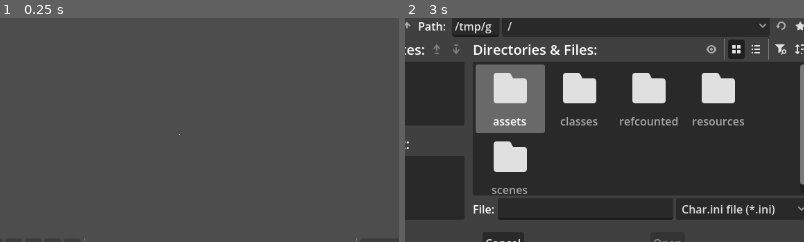
Above: before the commit, frames 1-2 (left to right).
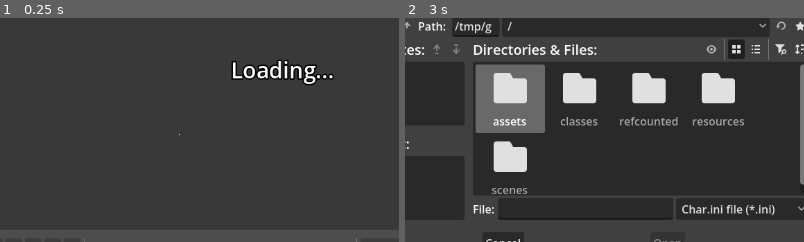
Above: after the commit, the same moments.

Repository: Crystalwarrior/KFO-CharMaker
Game: Godot game, scene res://scenes/main.tscn
The game is run twice, just before and just after one commit, with the same random seed, the same clock (stepped at 60 frames per second) and the same inputs. The engine's default icon, where the game draws it, is replaced by a stand-in: a white triangle on a blue panel in a dark square.
Inputs (mouse positions are % of the whole screen's width and height, from its top left):
- Up to frame 1 (0.25 s): no input
- Up to frame 2 (3 s): click (16, 46) at 0.52 s; type "Alex" at 0.6 s; click (16, 52) at 0.75 s; type "Alex" at 0.83 s; click (16, 62) at 0.98 s; type "12" at 1.07 s; click (16, 68) at 1.27 s; type "12" at 1.35 s; click (16, 73) at 1.5 s; type "12" at 1.58 s; click (16, 79) at 1.73 s; type "12" at 1.82 s; click (16, 84) at 2.02 s; type "12" at 2.1 s; click (16, 89) at 2.25 s; type "12" at 2.33 s; click (18, 82) at 2.48 s; type "12" at 2.57 s; click "Open char.ini" at 2.75 s
The pictures show only the part of the screen within x 28-77%, y 24-74%; the shares and areas given below are measured in that part.

The runs differ from the first frame. In frame 1, 1.5% of the frame differs, in the area x 44-84%, y 18-53%; in frame 2, nothing differs.
Error in both runs: Invalid assignment of property or key 'char_name' with value of type 'String' on a base object of type 'Nil'. (res://scenes/char_converter.gd:199)

Commit message:
Add a rudimentary "cache" by not re-creating already existing AttorneyAnimations

Diff:
--- a/scenes/char_converter.gd
+++ b/scenes/char_converter.gd
@@ -373,7 +373,6 @@
 		if id == emote.desk_mod:
 			deskmod_option.select(i)
 			break
-	clear_world()
 	var pre_image_path: String = search_valid_emote(current_character.get_folder(), emote.pre, "pre")
 	var idle_image_path: String = search_valid_emote(current_character.get_folder(), emote.idle, "idle")
 	var talk_image_path: String = search_valid_emote(current_character.get_folder(), emote.idle, "talk")
@@ -403,6 +402,22 @@
 
 
 func load_image_file(image_path):
+	var emote_name: String = emote_edit.text
+	if emote_name.is_empty() or emote_name == "-":
+		return
+	match current_state:
+		EmoteState.PRE:
+			emote_name = preanim_edit.text
+			if emote_name.is_empty() or emote_name == "-":
+				return
+		EmoteState.IDLE:
+			emote_name = "(a)" + emote_name
+		EmoteState.TALK:
+			emote_name = "(b)" + emote_name
+		EmoteState.POST:
+			emote_name = "(c)" + emote_name
+	if world.get_node(emote_name):
+		return
 	var file_extension: String = image_path.get_extension()
 	if file_extension in ANIMATED_EXTENSIONS:
 		animation_buttons.visible = true
@@ -417,10 +432,13 @@
 	var directory: String = image_path.get_base_dir()
 	var base_name: String = image_path.get_file().get_basename()
 	var char_name: String = directory.get_file()
+	var attorney_anim: AttorneyAnimation = world.get_node(base_name)
+	if attorney_anim:
+		return
 	var frames_folder: String = ProjectSettings.globalize_path("user://frame_cache/%s/%s/" % [char_name, base_name])
 	if not FileAccess.file_exists(frames_folder):
 		magick.split_frames(image_path, frames_folder)
-	var attorney_anim: AttorneyAnimation = AttorneyAnimation.new()
+	attorney_anim = AttorneyAnimation.new()
 	attorney_anim.add_frames_from_folder(frames_folder)
 	attorney_anim.initialize_from_frame_data(base_name, frame_data)
 	if scaling_option.selected == 0:
@@ -449,44 +467,35 @@
 func _on_anim_state_selected(index: int):
 	animation_option_button.select(index)
 	current_state = index as EmoteState
-	var prefix
+	var emote_name: String = emote_edit.text
 	if animation_buttons.visible:
 		match current_state:
 			EmoteState.PRE:
-				prefix = null
+				emote_name = preanim_edit.text
 			EmoteState.IDLE:
-				prefix = "(a)"
+				emote_name = "(a)" + emote_name
 			EmoteState.TALK:
-				prefix = "(b)"
+				emote_name = "(b)" + emote_name
 			EmoteState.POST:
-				prefix = "(c)"
+				emote_name = "(c)" + emote_name
 		animation_buttons.set_animation_player(null)
-		for child: AttorneyAnimation in world.get_children():
-			if child.animation_player.animation_finished.is_connected(_on_pre_finished):
-				child.animation_player.animation_finished.disconnect(_on_pre_finished)
-			if prefix:
-				child.animation_player.stop()
-				if child.name.begins_with(prefix):
-					child.visible = true
-					animation_buttons.set_animation_player(child.animation_player)
-					child.animation_player.play(child.name)
-					current_anim = child
+		for ao_anim: AttorneyAnimation in world.get_children():
+			if ao_anim.animation_player.animation_finished.is_connected(_on_pre_finished):
+				ao_anim.animation_player.animation_finished.disconnect(_on_pre_finished)
+			ao_anim.animation_player.stop()
+			ao_anim.hide()
+		var attorney_animation: AttorneyAnimation = world.get_node(emote_name)
+		if attorney_animation:
+			attorney_animation.visible = true
+			animation_buttons.set_animation_player(attorney_animation.animation_player)
+			if current_state == EmoteState.PRE:
+				attorney_animation.animation_player.animation_finished.connect(_on_pre_finished, CONNECT_ONE_SHOT)
+				if loop_pre_button.button_pressed:
+					attorney_animation.animation.loop_mode = Animation.LOOP_LINEAR
 				else:
-					child.visible = false
-			else:
-				child.animation_player.stop()
-				if child.name.begins_with("(a)") or child.name.begins_with("(b)") or child.name.begins_with("(c)"):
-					child.visible = false
-				else:
-					child.visible = true
-					animation_buttons.set_animation_player(child.animation_player)
-					child.animation_player.animation_finished.connect(_on_pre_finished, CONNECT_ONE_SHOT)
-					if loop_pre_button.button_pressed:
-						child.animation.loop_mode = Animation.LOOP_LINEAR
-					else:
-						child.animation.loop_mode = Animation.LOOP_NONE
-					child.animation_player.play(child.name)
-					current_anim = child
+					attorney_animation.animation.loop_mode = Animation.LOOP_NONE
+			attorney_animation.animation_player.play(attorney_animation.name)
+			current_anim = attorney_animation
 
 
 func _on_pre_finished(_anim_name: StringName) -> void:
--- a/scenes/char_converter.tscn
+++ b/scenes/char_converter.tscn
@@ -496,7 +496,6 @@
 
 [node name="LoadingScreen" type="ColorRect" parent="HSplitContainer/CenterSplitContainer/ViewZone" unique_id=1170268904]
 unique_name_in_owner = true
-visible = false
 layout_mode = 1
 anchors_preset = 15
 anchor_right = 1.0
